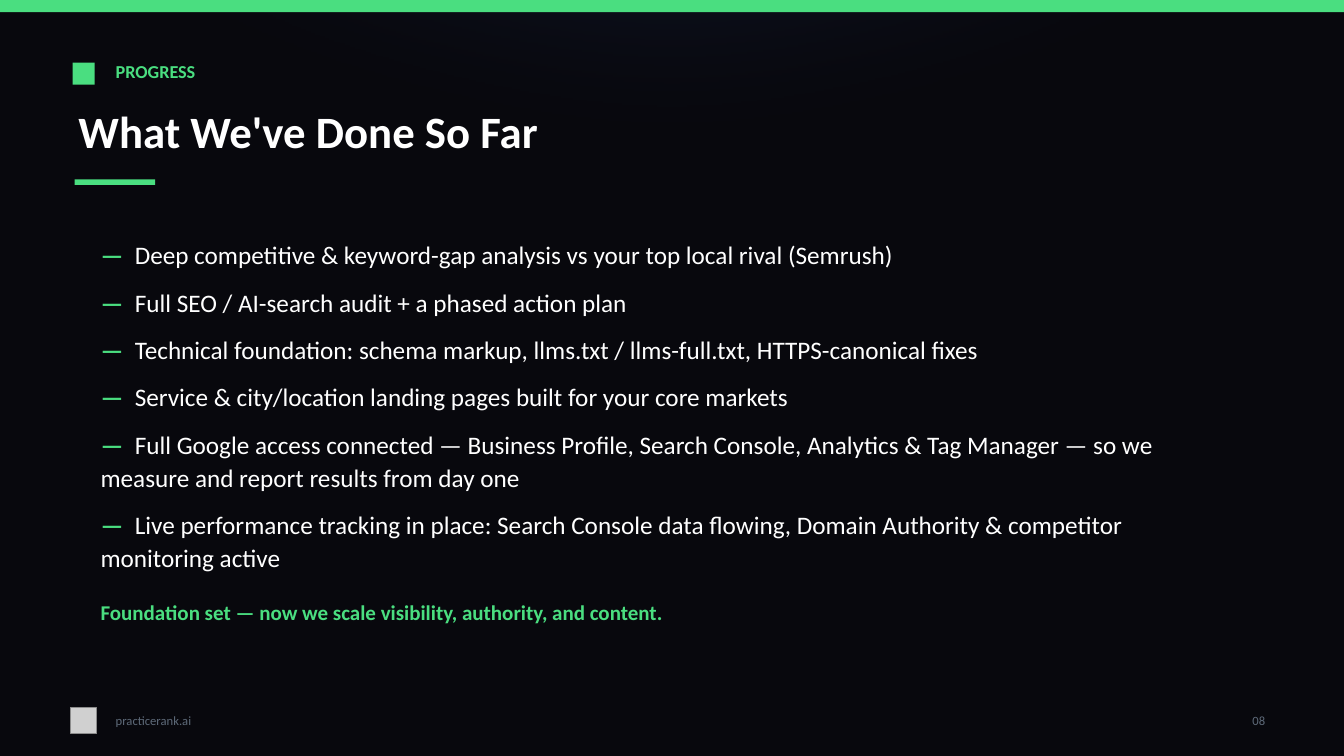
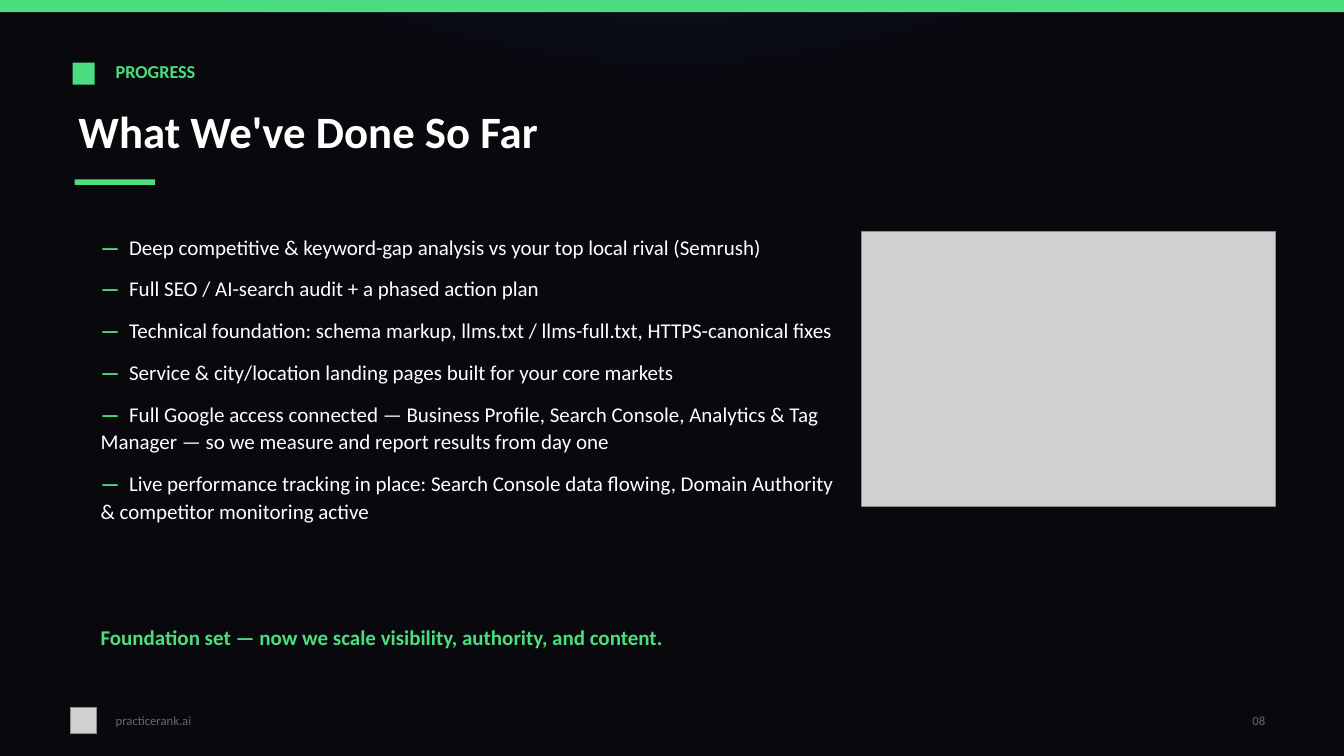
Before and after one commit to sathvik-vadlakunta/inCentivee, a slide deck: slide 8 of deliverables/PracticeRank-SEO-Strategy-Paradigm-Experts.pptx. Drawn at 1344x756 pixels with LibreOffice and Linux fonts; fonts in the diff are those of the drawing; grey boxes stand for pictures. Boxes give left, top, right and bottom in pixels: in the first picture for what was removed or moved away, otherwise in the second. Text is boxed around its words. In the diff, an @@ line names an element or a change of style, - is before the commit and + after.

```diff
--- a/deliverables/PracticeRank-SEO-Strategy-Paradigm-Experts.pptx
+++ b/deliverables/PracticeRank-SEO-Strategy-Paradigm-Experts.pptx
@@ text "— Deep competitive & keyword-gap ..." at <box>101,240,833,523</box>: size 18 to 15 pt @@
@@ picture added at <box>862,232,1275,507</box> @@
@@ text "Foundation set — now we ...": place and size @@
-text "Foundation set — now we ..." at <box>101,605,663,624</box>
+text "Foundation set — now we ..." at <box>101,630,663,649</box>
```
Also in this commit, not shown: 3 other slides changed, 1 slide added, 5 other files.
